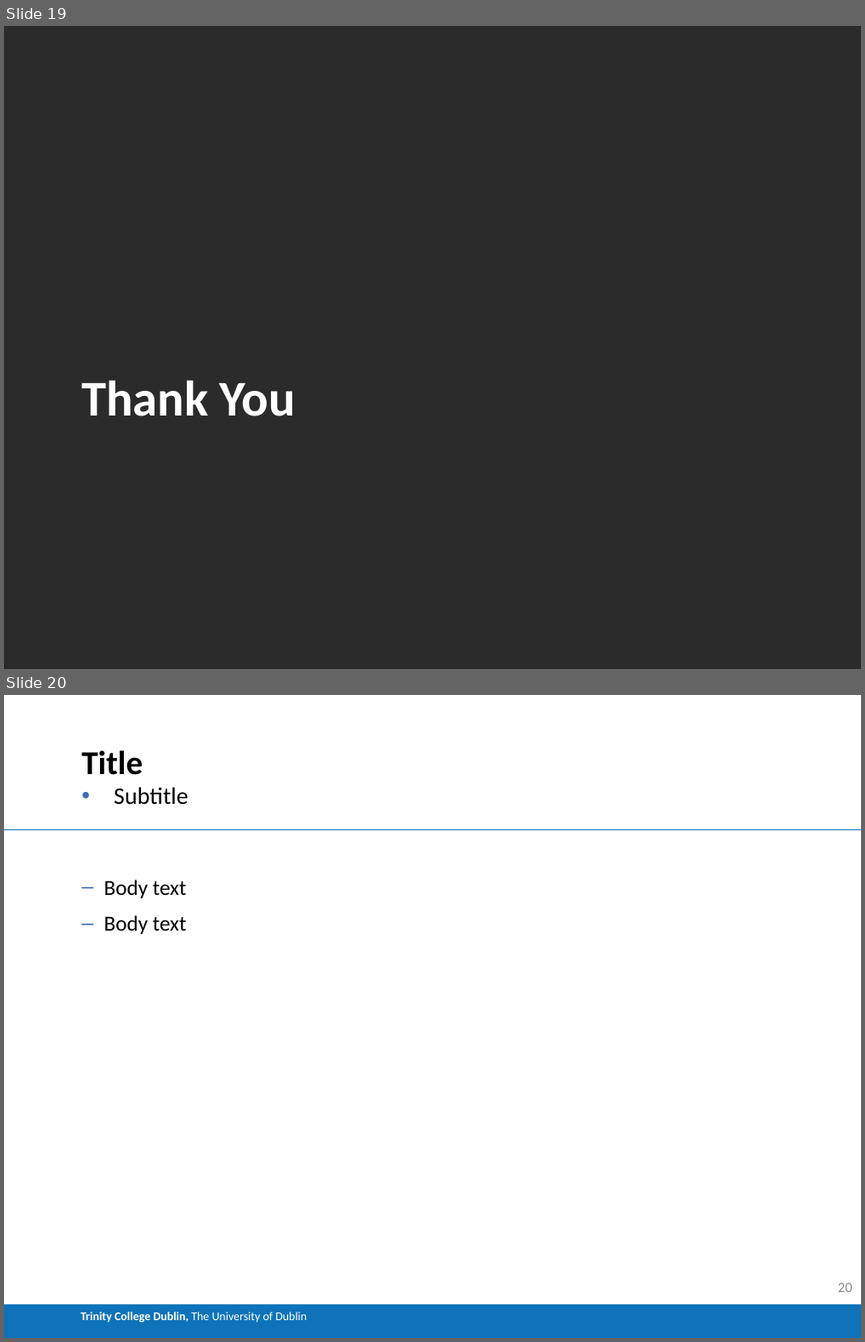
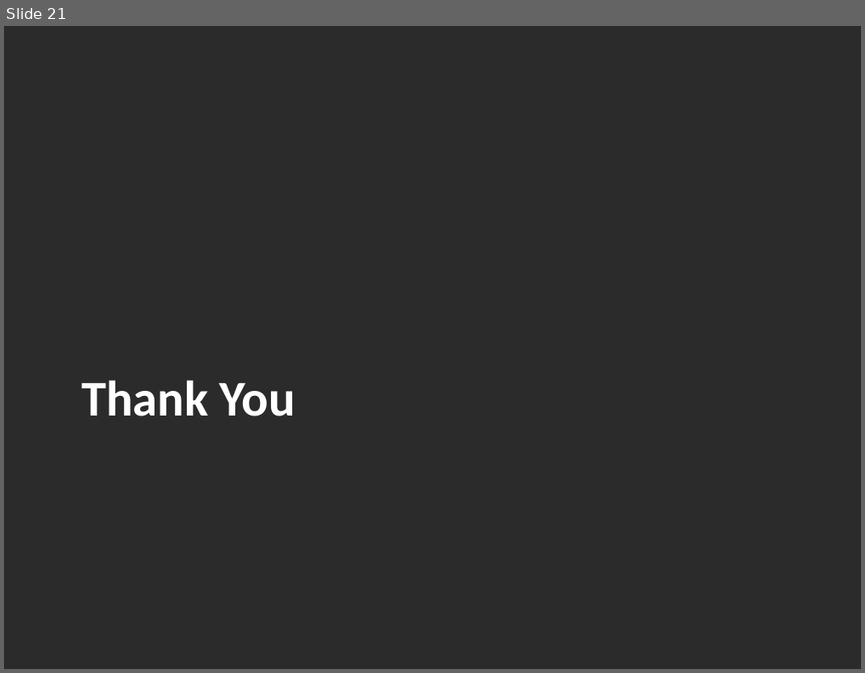
Before and after one commit to Buckley258/FYP, a slide deck: FYP_Demo.pptx. Shown one above the other, each under a label of ours: slides 19 and 20 before the commit, slide 21 after it. The pictures are 865x1342 and 865x673 pixels, drawn with LibreOffice and Linux fonts; fonts in the diff are those of the drawing; background and template pictures are left out; a plain dark background stands for a picture behind light text. Boxes give left, top, right and bottom in pixels: in the first picture for what was removed or moved away, otherwise in the second. Text is boxed around its words. In the diff, an @@ line names an element or a change of style, - is before the commit and + after.

```diff
--- a/FYP_Demo.pptx
+++ b/FYP_Demo.pptx
@@ slide 20 removed at bbox=[4, 695, 861, 1338], background #FFFFFF @@
@@ title removed at bbox=[81, 750, 143, 775] @@
-Title
@@ text removed at bbox=[114, 787, 188, 805] @@
-• Subtitle
@@ line removed from (4, 829) to (861, 829) @@
@@ text removed at bbox=[104, 879, 187, 934] @@
-– Body text
-– Body text
@@ rectangle removed at bbox=[4, 1304, 861, 1338] @@
-Trinity College Dublin, The University of Dublin
@@ page number removed at bbox=[838, 1282, 852, 1292] @@
-20
@@ what was slide 19 is now slide 21 @@
```
Also in this commit, not shown: 5 slides changed, 6 slides added, 5 other slides removed, 10 other files.
